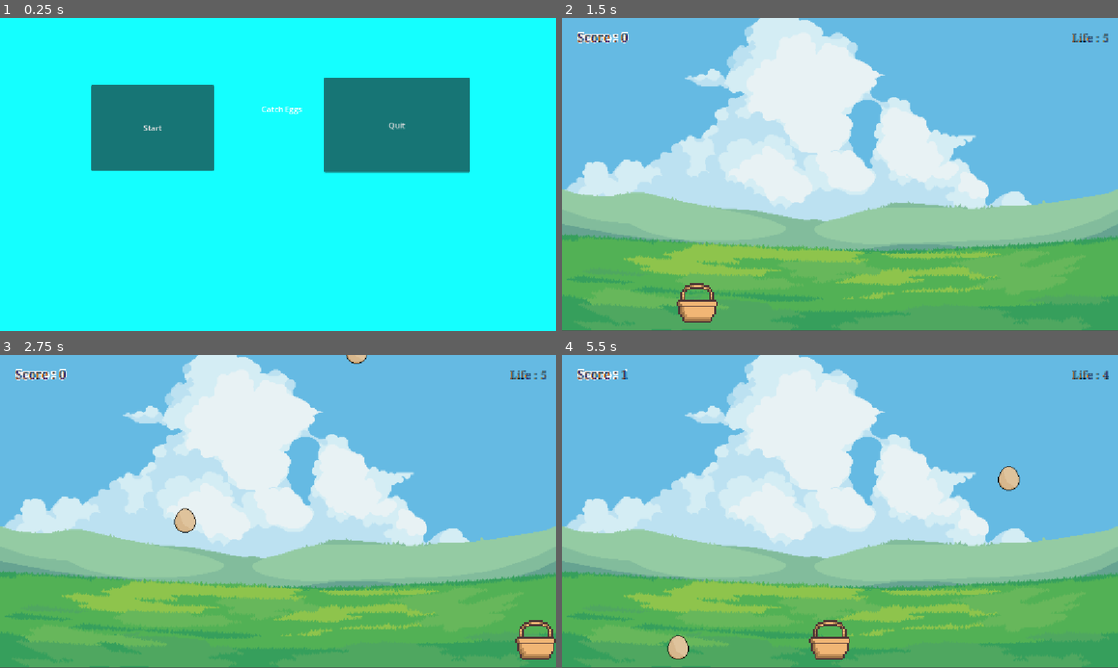
Above: before the commit, frames 1-4 (two rows, left to right).
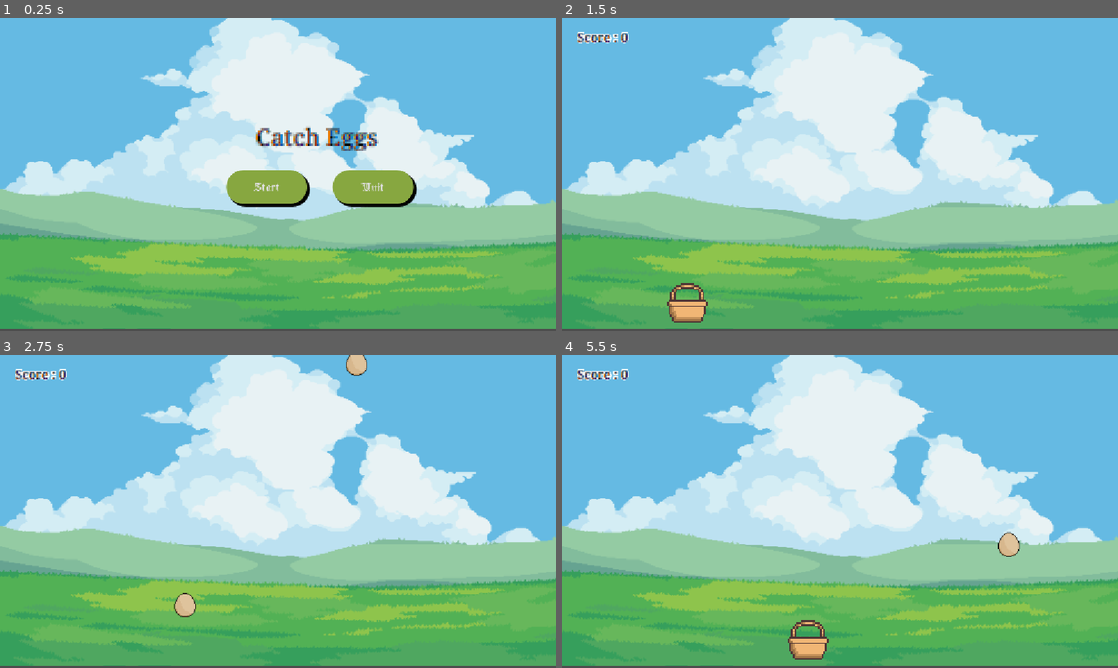
Above: after the commit, the same moments.

Repository: fattsyarifullah-hub/Catch-eggs
Game: Godot game, scene res://Scenes/menu.tscn
Two runs of this game, one before a commit and one after it. Both use one fixed random seed, a clock stepped at 60 frames per second and the inputs below.
Inputs:
- Up to frame 1 (0.25 s): no input
- Up to frame 2 (1.5 s): click "Start" at 0.5 s; tap Enter at 1.25 s; hold Right (Move_right) from 1.28 s (still down)
- Up to frame 3 (2.75 s): keep holding Right (Move_right)
- Up to frame 4 (5.5 s): release Right (Move_right) at 2.78 s; hold Left (move_left) 2.78-5.03 s; hold Right (Move_right) from 5.03 s (still down)

The runs differ from the first frame. In frame 1, 100% of the frame differs, in the area x 0-100%, y 0-100%; in frame 2, 21%; in frame 3, 21%; in frame 4, 22%.

Commit message:
styling button

Diff:
--- a/Scenes/main.tscn
+++ b/Scenes/main.tscn
@@ -26,12 +26,12 @@
 
 [sub_resource type="LabelSettings" id="LabelSettings_21xkr"]
 font = ExtResource("4_344ge")
-font_size = 60
+font_size = 54
 font_color = Color(0.007843138, 0.5254902, 0.019607844, 1)
 outline_size = 21
 
 [sub_resource type="RectangleShape2D" id="RectangleShape2D_k56px"]
-size = Vector2(1160, 10)
+size = Vector2(1321, 13)
 
 [sub_resource type="GDScript" id="GDScript_21xkr"]
 script/source = "extends Node
@@ -53,19 +53,31 @@
 "
 
 [sub_resource type="StyleBoxFlat" id="StyleBoxFlat_cayip"]
+bg_color = Color(0.5289028, 0.6550884, 0.25072345, 1)
 corner_radius_top_left = 45
 corner_radius_top_right = 45
 corner_radius_bottom_right = 45
 corner_radius_bottom_left = 45
-shadow_color = Color(0, 0, 7.2311645, 0.9411765)
-shadow_size = 18
+shadow_color = Color(0, 0, 0, 1)
+shadow_size = 2
+shadow_offset = Vector2(5, 5)
+
+[sub_resource type="StyleBoxFlat" id="StyleBoxFlat_bda2p"]
+bg_color = Color(0.08499349, 0.70902354, 0.48718208, 1)
+corner_radius_top_left = 45
+corner_radius_top_right = 45
+corner_radius_bottom_right = 45
+corner_radius_bottom_left = 45
+shadow_color = Color(0, 0, 0, 1)
+shadow_size = 2
+shadow_offset = Vector2(7, 7)
 
 [node name="Main" type="Node2D" unique_id=227156940]
 script = ExtResource("1_kry3j")
 
 [node name="Background" type="TextureRect" parent="." unique_id=1119066061]
-offset_right = 1153.0
-offset_bottom = 646.0
+offset_right = 1327.0
+offset_bottom = 644.0
 texture = ExtResource("1_8gbba")
 
 [node name="Player" parent="." unique_id=255415398 instance=ExtResource("2_8gbba")]
@@ -90,19 +102,20 @@
 [node name="HeartLabel" type="Label" parent="UI" unique_id=1922764623]
 texture_filter = 1
 layout_mode = 0
-offset_left = 1057.0
-offset_top = 24.0
-offset_right = 1123.5217
-offset_bottom = 54.0
+offset_left = 1177.0
+offset_top = 19.0
+offset_right = 1243.5217
+offset_bottom = 53.0
 label_settings = SubResource("LabelSettings_sw2cc")
 horizontal_alignment = 1
 
 [node name="GameOverLabel" type="Label" parent="UI" unique_id=1509327481]
+texture_filter = 1
 layout_mode = 0
-offset_left = 357.0
-offset_top = 230.0
-offset_right = 783.0
-offset_bottom = 386.0
+offset_left = 454.0
+offset_top = 180.0
+offset_right = 880.0
+offset_bottom = 336.0
 text = "Game Over"
 label_settings = SubResource("LabelSettings_21xkr")
 horizontal_alignment = 1
@@ -114,7 +127,7 @@
 script = ExtResource("4_21xkr")
 
 [node name="CollisionShape2D" type="CollisionShape2D" parent="Ground" unique_id=442103106 groups=["Egg", "Player"]]
-position = Vector2(577, 638)
+position = Vector2(663.5, 638.5)
 shape = SubResource("RectangleShape2D_k56px")
 
 [node name="EggSpawnTime" type="Node2D" parent="." unique_id=1020764714]
@@ -127,13 +140,15 @@
 
 [node name="RestartButton" type="Button" parent="." unique_id=1495734807]
 process_mode = 2
-offset_left = 417.0
-offset_top = 355.0
-offset_right = 703.0
-offset_bottom = 439.0
+texture_filter = 1
+offset_left = 522.0
+offset_top = 317.0
+offset_right = 808.0
+offset_bottom = 401.0
 theme_override_fonts/font = ExtResource("7_6bp64")
-theme_override_font_sizes/font_size = 35
+theme_override_font_sizes/font_size = 46
 theme_override_styles/normal = SubResource("StyleBoxFlat_cayip")
+theme_override_styles/hover = SubResource("StyleBoxFlat_bda2p")
 text = "Restart"
 
 [node name="BackSound" type="AudioStreamPlayer2D" parent="." unique_id=407765257]
--- a/Scenes/menu.tscn
+++ b/Scenes/menu.tscn
@@ -1,48 +1,105 @@
 [gd_scene format=3 uid="uid://ddjfdnv8lqkkx"]
 
 [ext_resource type="Script" uid="uid://vvqjdv5rg26t" path="res://Scripts/menu.gd" id="1_1rerr"]
+[ext_resource type="Texture2D" uid="uid://ne8qc21mpfkv" path="res://assets/images/origbig.png" id="2_xhh6f"]
+[ext_resource type="FontFile" uid="uid://bw8b0gjw8vkmm" path="res://assets/fonts/CoralPixels-Regular.ttf" id="3_cayip"]
+[ext_resource type="FontFile" uid="uid://cif4bc46esbxc" path="res://assets/fonts/Jacquard24-Regular.ttf" id="4_158mb"]
+
+[sub_resource type="LabelSettings" id="LabelSettings_bda2p"]
+font = ExtResource("3_cayip")
+font_size = 50
+
+[sub_resource type="StyleBoxFlat" id="StyleBoxFlat_7sicb"]
+bg_color = Color(0.5294118, 0.654902, 0.2509804, 1)
+corner_radius_top_left = 45
+corner_radius_top_right = 45
+corner_radius_bottom_right = 45
+corner_radius_bottom_left = 45
+shadow_color = Color(0, 0, 0, 1)
+shadow_size = 2
+shadow_offset = Vector2(5, 5)
+
+[sub_resource type="StyleBoxFlat" id="StyleBoxFlat_curyk"]
+bg_color = Color(0.08627451, 0.70980394, 0.4862745, 1)
+corner_radius_top_left = 45
+corner_radius_top_right = 45
+corner_radius_bottom_right = 45
+corner_radius_bottom_left = 45
+shadow_color = Color(0, 0, 0, 1)
+shadow_size = 2
+shadow_offset = Vector2(7, 7)
+
+[sub_resource type="StyleBoxFlat" id="StyleBoxFlat_10t36"]
+bg_color = Color(0.5294118, 0.654902, 0.2509804, 1)
+corner_radius_top_left = 45
+corner_radius_top_right = 45
+corner_radius_bottom_right = 45
+corner_radius_bottom_left = 45
+shadow_color = Color(0, 0, 0, 1)
+shadow_size = 2
+shadow_offset = Vector2(5, 5)
+
+[sub_resource type="StyleBoxFlat" id="StyleBoxFlat_oo1oi"]
+bg_color = Color(0.08627451, 0.70980394, 0.4862745, 1)
+corner_radius_top_left = 45
+corner_radius_top_right = 45
+corner_radius_bottom_right = 45
+corner_radius_bottom_left = 45
+shadow_color = Color(0, 0, 0, 1)
+shadow_size = 2
+shadow_offset = Vector2(7, 7)
 
 [node name="MainMenu" type="Control" unique_id=940749213]
 layout_mode = 3
 anchors_preset = 15
 anchor_right = 1.0
 anchor_bottom = 1.0
+offset_right = 286.0
 grow_horizontal = 2
 grow_vertical = 2
 script = ExtResource("1_1rerr")
 
-[node name="ColorRect" type="ColorRect" parent="." unique_id=1402602827]
-layout_mode = 1
-anchors_preset = 15
-anchor_right = 1.0
-anchor_bottom = 1.0
-grow_horizontal = 2
-grow_vertical = 2
-color = Color(0.078431375, 1, 1, 1)
+[node name="BackgroundMenu" type="TextureRect" parent="." unique_id=797922206]
+layout_mode = 0
+offset_right = 1322.0
+offset_bottom = 644.0
+texture = ExtResource("2_xhh6f")
 
 [node name="TitleLabel" type="Label" parent="." unique_id=1203428772]
+texture_filter = 1
 layout_mode = 0
-offset_left = 542.0
-offset_top = 177.0
-offset_right = 625.0
-offset_bottom = 200.0
+offset_left = 501.0
+offset_top = 212.0
+offset_right = 815.0
+offset_bottom = 299.0
 text = "Catch Eggs"
+label_settings = SubResource("LabelSettings_bda2p")
 horizontal_alignment = 1
 
 [node name="StartButton" type="Button" parent="." unique_id=899572920]
+texture_filter = 1
 layout_mode = 0
-offset_left = 189.0
-offset_top = 139.0
-offset_right = 444.0
-offset_bottom = 316.0
+offset_left = 469.0
+offset_top = 315.0
+offset_right = 636.0
+offset_bottom = 385.0
+theme_override_fonts/font = ExtResource("4_158mb")
+theme_override_font_sizes/font_size = 29
+theme_override_styles/normal = SubResource("StyleBoxFlat_7sicb")
+theme_override_styles/hover = SubResource("StyleBoxFlat_curyk")
 text = "Start"
 
 [node name="QuitButton" type="Button" parent="." unique_id=1689221044]
+texture_filter = 1
 layout_mode = 0
-offset_left = 671.0
-offset_top = 124.0
-offset_right = 974.0
-offset_bottom = 320.0
+offset_left = 689.0
+offset_top = 315.0
+offset_right = 857.0
+offset_bottom = 385.0
+theme_override_fonts/font = ExtResource("4_158mb")
+theme_override_font_sizes/font_size = 29
+theme_override_styles/normal = SubResource("StyleBoxFlat_10t36")
+theme_override_styles/hover = SubResource("StyleBoxFlat_oo1oi")
 text = "Quit"
 
 [connection signal="pressed" from="StartButton" to="." method="_on_start_button_pressed"]
--- a/Scripts/egg.gd
+++ b/Scripts/egg.gd
@@ -1,6 +1,6 @@
 extends Area2D
 
-@export var fall_speed := 350.0
+@export var fall_speed := 500.0
 
 # Called every frame. 'delta' is the elapsed time since the previous frame.
 func _process(delta)  :
--- a/Scripts/main.gd
+++ b/Scripts/main.gd
@@ -36,7 +36,6 @@
 
 
 func play_score_sound() :
-	print("ada audionya woy")
 	score_sound.play()
 
 func game_over() :
--- a/Scripts/player.gd
+++ b/Scripts/player.gd
@@ -1,11 +1,11 @@
 extends Node2D
 
 var can_move = true
-@export var speed := 1100.0
+@export var speed := 1000.0
 
 @export var left_limit := 0.0
 
-@export var right_limit := 1050.0
+@export var right_limit := 1200.0
 
 func _process( delta ):
 	var direction := 0
Not shown, added: export_presets.cfg
Binary file added: nama_game/index.apple-touch-icon.png
Not shown, added: nama_game/index.apple-touch-icon.png.import
Binary file added: nama_game/index.icon.png
Not shown, added: nama_game/index.icon.png.import
Binary file added: nama_game/index.png
Not shown, added: nama_game/index.png.import
Not shown, added: nama_game/folder/index.html
Not shown, added: nama_game/index.audio.position.worklet.js
Not shown, added: nama_game/index.audio.worklet.js
Not shown, added: nama_game/index.html
Not shown, added: nama_game/index.js
(and 2 more such lines)
